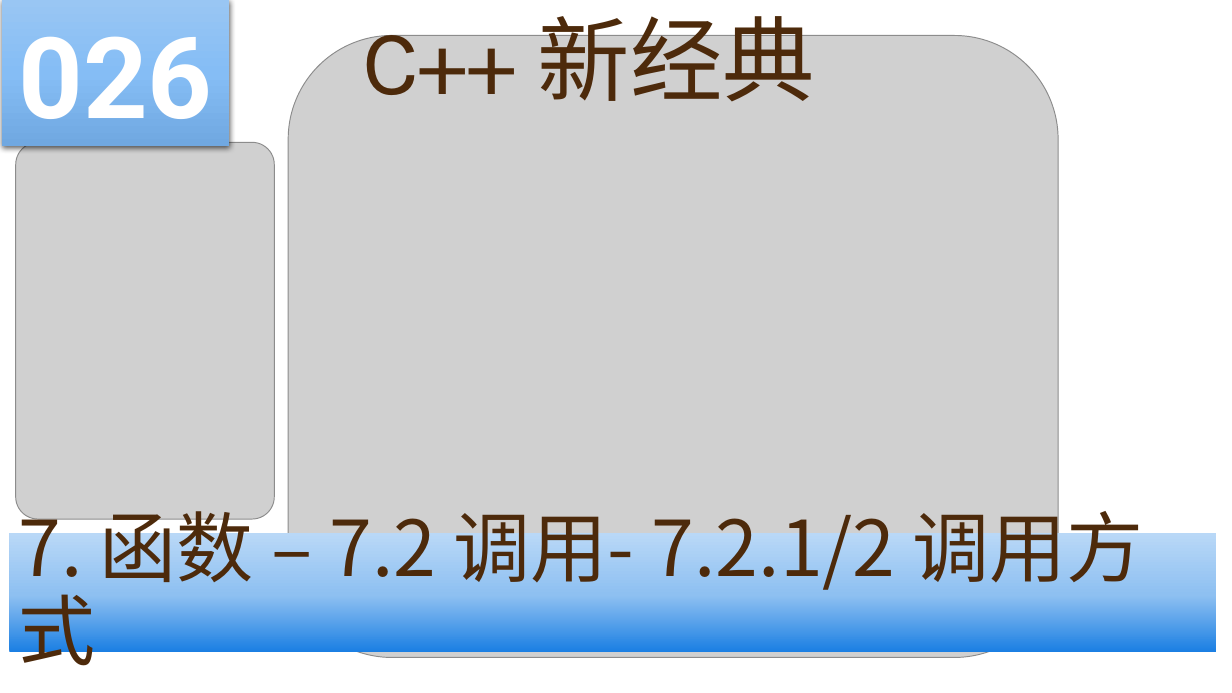
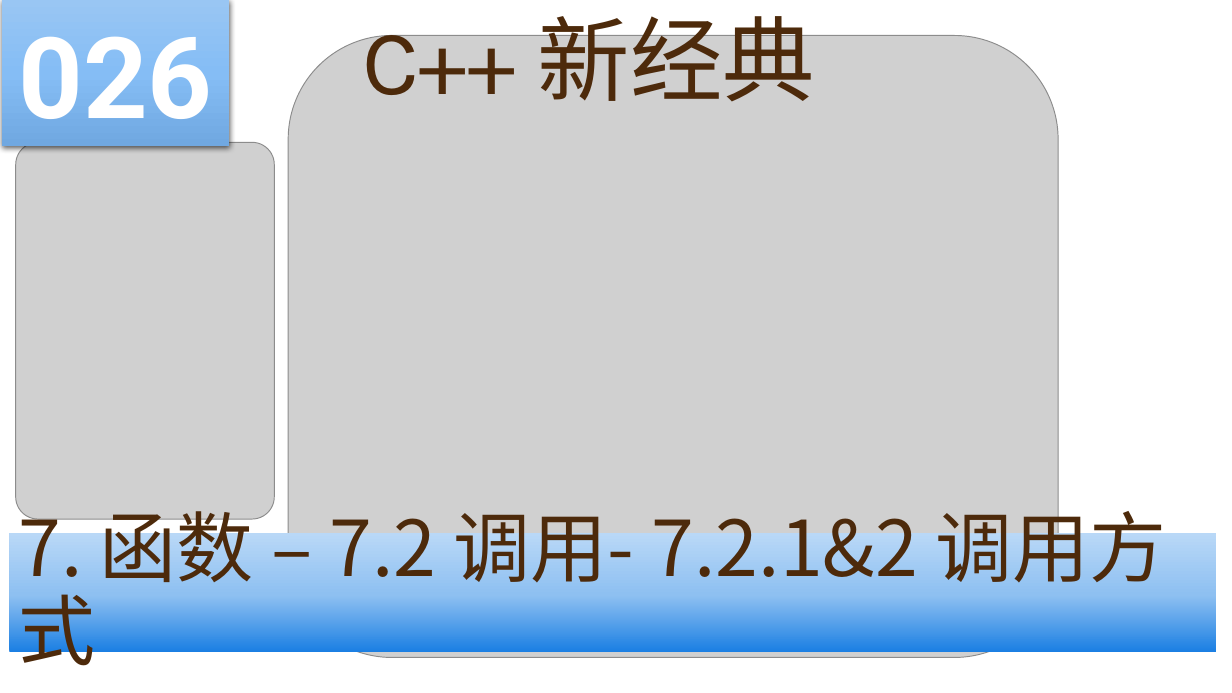
Before and after one commit to yasenstar/learn_cpp, a slide deck: slide 26 of cpp_new/C++ 新经典.pptx. Drawn at 1232x693 pixels with LibreOffice and Linux fonts; fonts in the diff are those of the drawing; grey boxes stand for pictures; background and template pictures are left out. Boxes give left, top, right and bottom in pixels: in the first picture for what was removed or moved away, otherwise in the second. Text is boxed around its words. In the diff, an @@ line names an element or a change of style, - is before the commit and + after.

```diff
--- a/cpp_new/C++ 新经典.pptx
+++ b/cpp_new/C++ 新经典.pptx
@@ text in rectangle at (x1=19, y1=498, x2=1166, y2=679): text changed @@
-7. 函数 – 7.2 调用- 7.2.1/2 调用方式
+7. 函数 – 7.2 调用- 7.2.1&2 调用方式
```
Also in this commit, not shown: 1 slide added, 1 other file.
